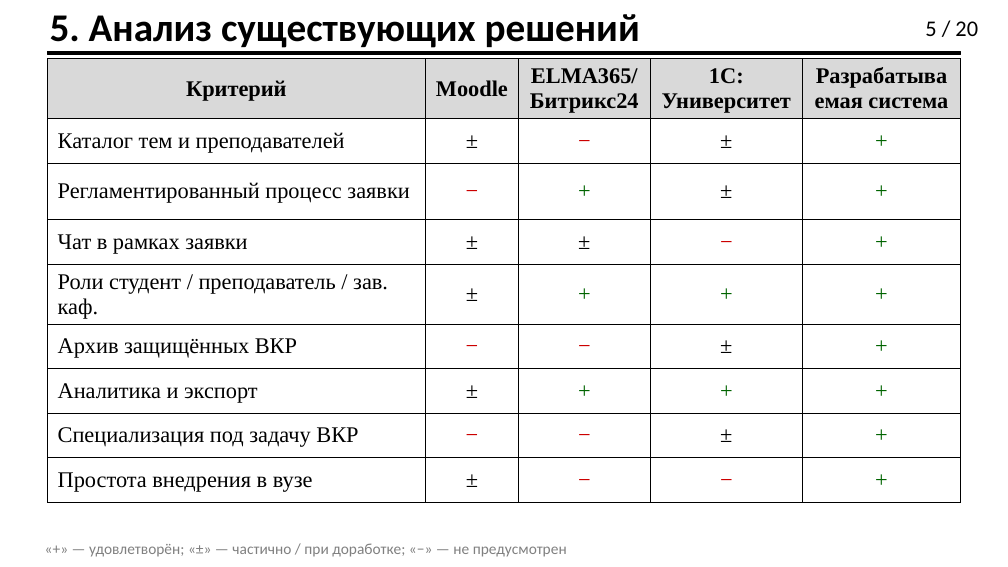
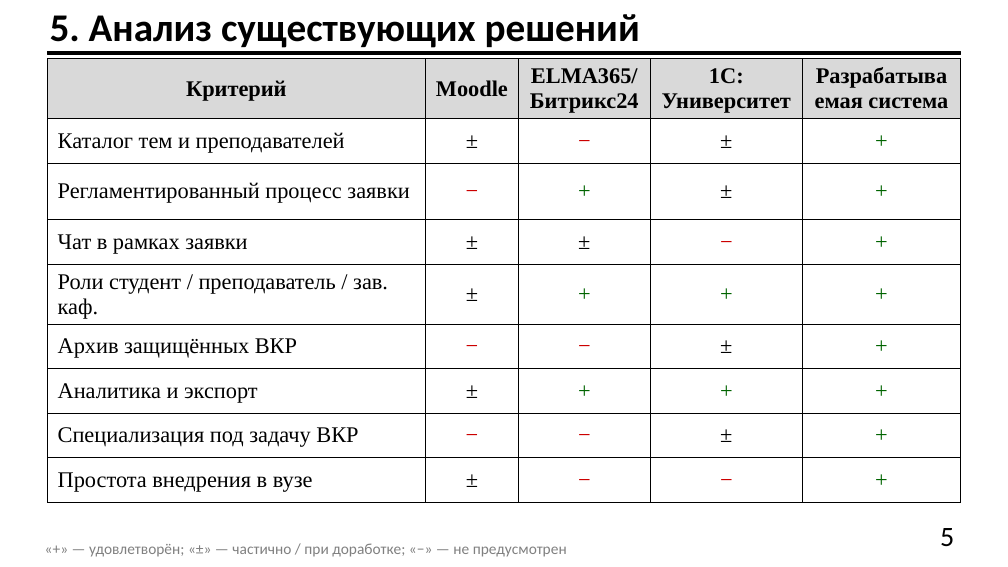
Before and after one commit to Effecktus/AcademicTopicSelectionService, a slide deck: slide 5 of docs/ilyin_pres.pptx. Drawn at 1008x567 pixels with LibreOffice and Linux fonts; fonts in the diff are those of the drawing. Boxes give left, top, right and bottom in pixels: in the first picture for what was removed or moved away, otherwise in the second. Text is boxed around its words. In the diff, an @@ line names an element or a change of style, - is before the commit and + after.

```diff
--- a/docs/ilyin_pres.pptx
+++ b/docs/ilyin_pres.pptx
@@ text at (940, 528, 954, 546): text changed; size 16 to 20 pt @@
-5 / 20
+5
```
Also in this commit, not shown: 19 other slides changed, 3 slides added, 23 other files.
